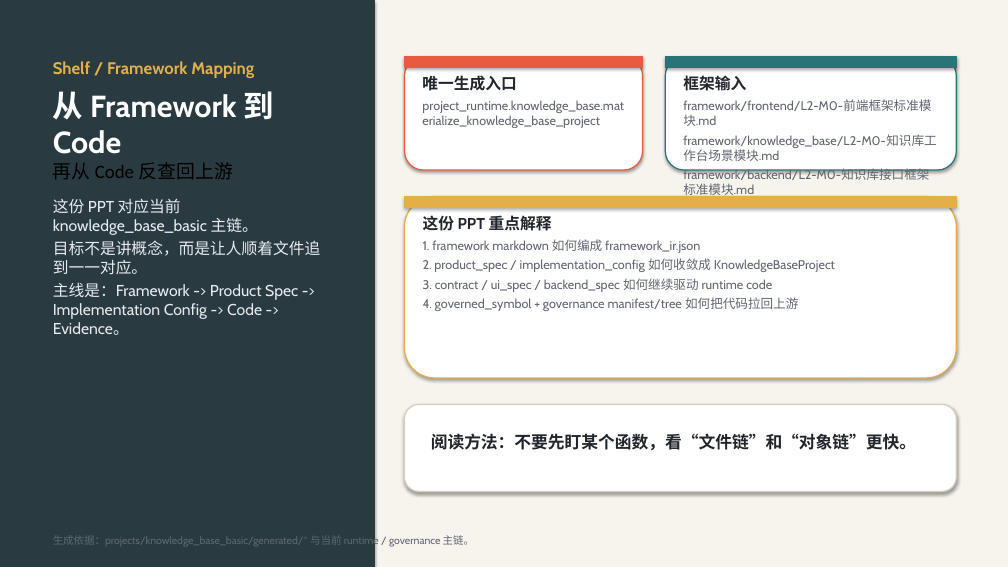
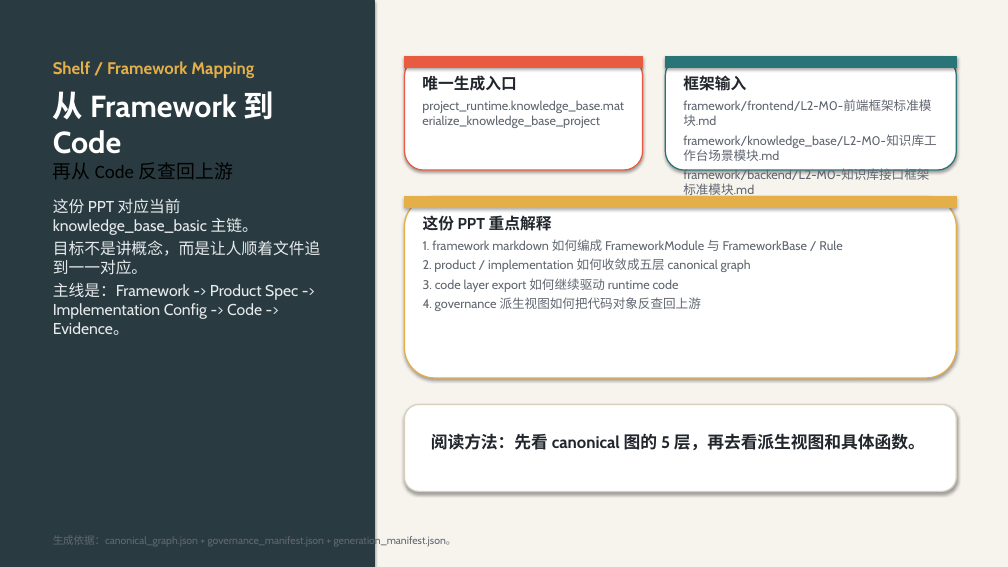
Before and after one commit to xueyu888/framework, a slide deck: slide 1 of docs/presentations/framework-to-code-mapping-cn.pptx. Drawn at 1008x567 pixels with LibreOffice and Linux fonts; fonts in the diff are those of the drawing. Boxes give left, top, right and bottom in pixels: in the first picture for what was removed or moved away, otherwise in the second. Text is boxed around its words. In the diff, an @@ line names an element or a change of style, - is before the commit and + after.

Commit message:
重构主链架构并发布 Shelf AI 0.0.48

```diff
--- a/docs/presentations/framework-to-code-mapping-cn.pptx
+++ b/docs/presentations/framework-to-code-mapping-cn.pptx
@@ text at <box>423,239,842,311</box>: text changed @@
-1. framework markdown 如何编成 framework_ir.json
-2. product_spec / implementation_config 如何收敛成 KnowledgeBaseProject
-3. contract / ui_spec / backend_spec 如何继续驱动 runtime code
-4. governed_symbol + governance manifest/tree 如何把代码拉回上游
+1. framework markdown 如何编成 FrameworkModule 与 FrameworkBase / Rule
+2. product / implementation 如何收敛成五层 canonical graph
+3. code layer export 如何继续驱动 runtime code
+4. governance 派生视图如何把代码对象反查回上游
@@ text at <box>431,433,925,450</box>: text changed @@
-阅读方法：不要先盯某个函数，看“文件链”和“对象链”更快。
+阅读方法：先看 canonical 图的 5 层，再去看派生视图和具体函数。
@@ text at <box>53,536,457,548</box>: text changed @@
-生成依据：projects/knowledge_base_basic/generated/* 与当前 runtime / governance 主链。
+生成依据：canonical_graph.json + governance_manifest.json + generation_manifest.json。
```
Also in this commit, not shown: 6 other slides changed, 40 other files.
